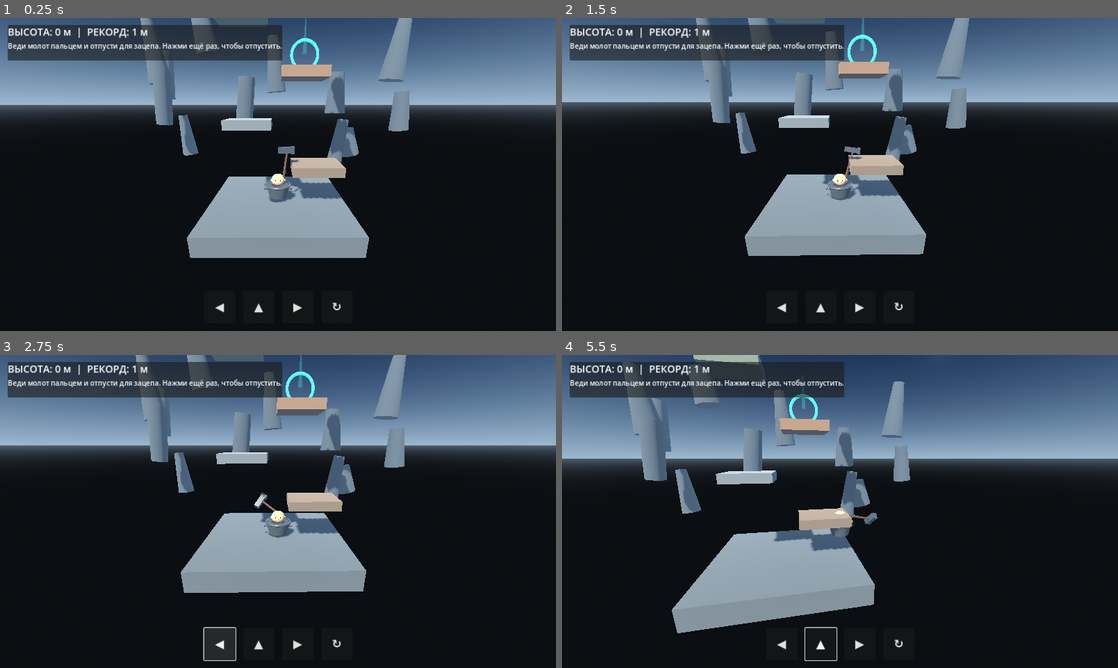
Above: before the commit, frames 1-4 (two rows, left to right).
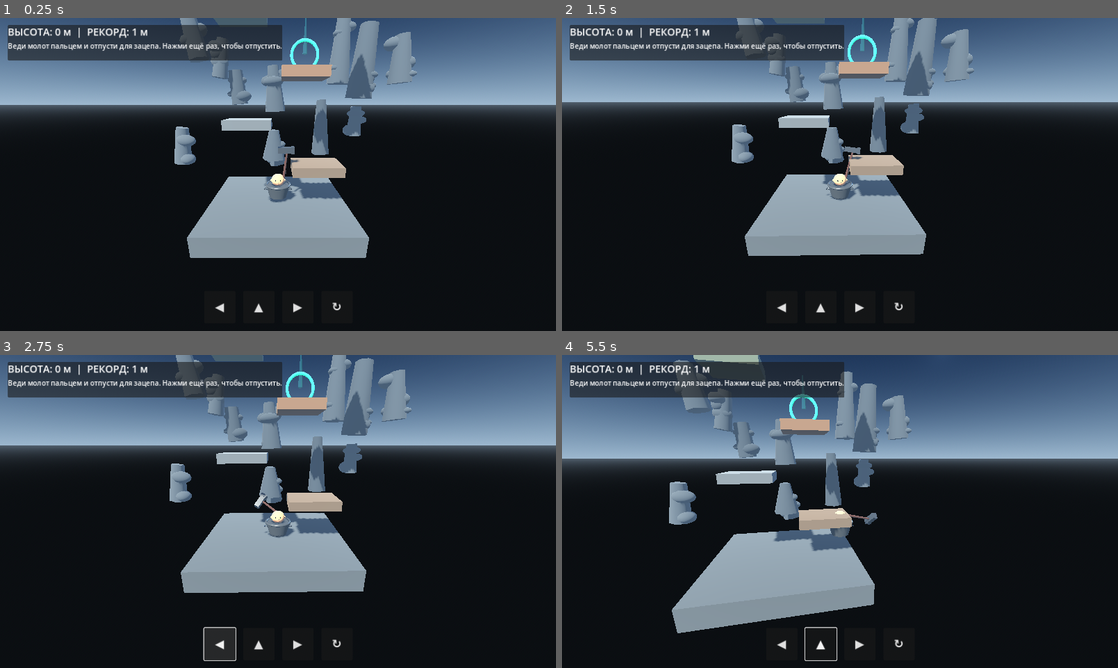
Above: after the commit, the same moments.

Repository: uchihabaha05-del/CLIMB-MASTER
Game: Godot game, scene res://scenes/main.tscn
The game is run twice, just before and just after one commit, with the same random seed, the same clock (stepped at 60 frames per second) and the same inputs.
Inputs (mouse positions are in pixels of both pictures, inside the frame that each line leads up to):
- Up to frame 1 (0.25 s): no input
- Up to frame 2 (1.5 s): tap Enter (ui_accept) at 0.5, 0.77 s; move the mouse to (962, 158) at 0.52 s; hold Right (ui_right) 0.53-1.25 s; click (962, 158) at 0.67 s; drag from (728, 190) to (812, 237) at 1.27 s
- Up to frame 3 (2.75 s): click "◀" at 2 s
- Up to frame 4 (5.5 s): click "▲" at 2.75 s; move the mouse to (895, 442) at 3.52 s; hold Right (ui_right) 3.53-4.25 s; drag from (812, 574) to (673, 464) at 4.27 s; move the mouse to (1006, 558) at 5.02 s; hold Left (ui_left) from 5.03 s (still down); tap Enter (ui_accept) at 5.27 s

The runs differ from the first frame. In frame 1, 6.3% of the frame differs, in the area x 25-75%, y 0-48%; in frame 2, 6.2%; in frame 3, 6.2%; in frame 4, 6.7%, in the area x 10-63%, y 1-55%.

Commit message:
Add angular boulder detail to mountain environment

Diff:
--- a/scripts/main.gd
+++ b/scripts/main.gd
@@ -82,12 +82,30 @@
         mesh.top_radius = top_radius
         mesh.bottom_radius = bottom_radius
         mesh.height = rock_height
+        mesh.radial_segments = 7
         rock_mesh.mesh = mesh
         var mat := StandardMaterial3D.new()
-        mat.albedo_color = Color(0.17, 0.21, 0.25)
-        mat.roughness = 0.96
+        var rock_tone := randf_range(-0.025, 0.035)
+        mat.albedo_color = Color(0.17 + rock_tone, 0.21 + rock_tone, 0.25 + rock_tone)
+        mat.roughness = 0.98
         rock_mesh.material_override = mat
         rock_body.add_child(rock_mesh)
+
+        # Angular boulders break up the repeated pillar silhouette.
+        for chunk_index in range(4):
+            var chunk := MeshInstance3D.new()
+            var chunk_mesh := SphereMesh.new()
+            chunk_mesh.radius = randf_range(0.45, 0.9)
+            chunk_mesh.height = chunk_mesh.radius * 1.65
+            chunk.mesh = chunk_mesh
+            chunk.scale = Vector3(randf_range(0.8, 1.4), randf_range(0.65, 1.15), randf_range(0.75, 1.25))
+            chunk.position = Vector3(
+                randf_range(-bottom_radius * 0.72, bottom_radius * 0.72),
+                randf_range(-rock_height * 0.38, rock_height * 0.38),
+                randf_range(-bottom_radius * 0.5, bottom_radius * 0.5)
+            )
+            chunk.material_override = mat
+            rock_body.add_child(chunk)
 
         var rock_collision := CollisionShape3D.new()
         var rock_shape := CylinderShape3D.new()
